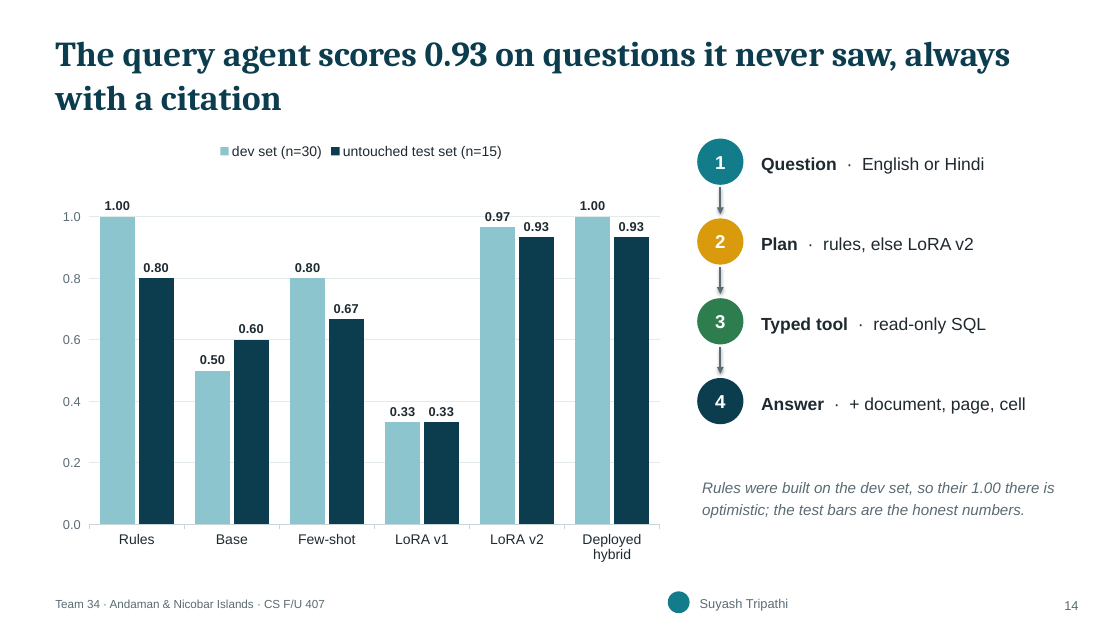
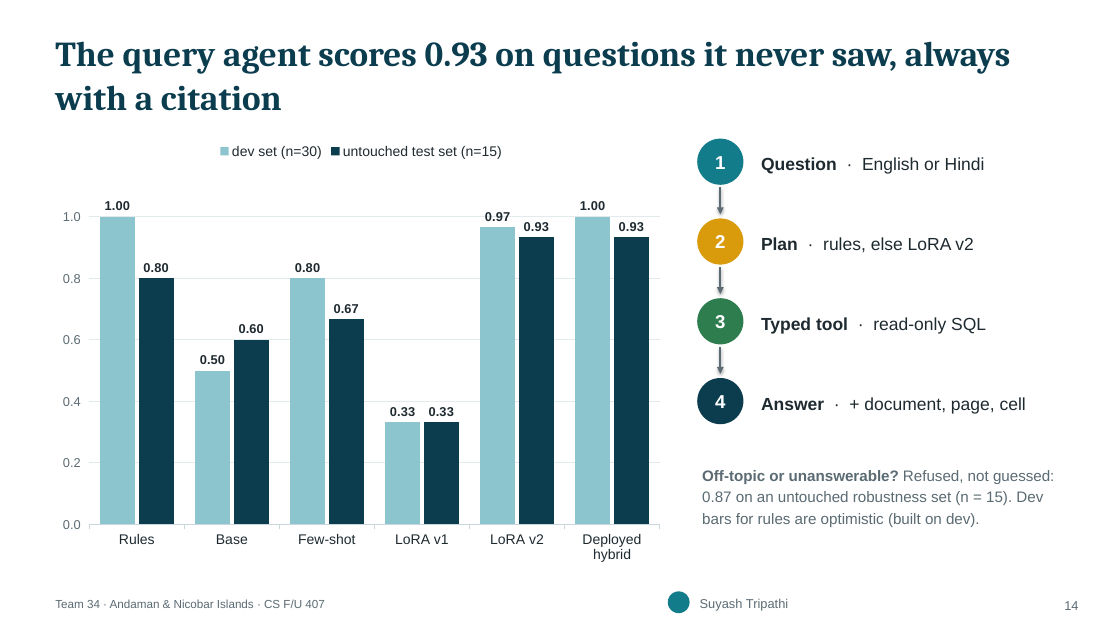
Before and after one commit to yababa-s/agriculture-assignment, a slide deck: slide 14 of reports/out/34_AN_PRESENTATION_v1.pptx. Drawn at 1120x630 pixels with LibreOffice and Linux fonts; fonts in the diff are those of the drawing. Boxes give left, top, right and bottom in pixels: in the first picture for what was removed or moved away, otherwise in the second. Text is boxed around its words. In the diff, an @@ line names an element or a change of style, - is before the commit and + after.

```diff
--- a/reports/out/34_AN_PRESENTATION_v1.pptx
+++ b/reports/out/34_AN_PRESENTATION_v1.pptx
@@ text at [702, 470, 1054, 527]: text changed; italic off @@
-Rules were built on the dev set, so their 1.00 there is optimistic; the test bars are the honest numbers.
+Off-topic or unanswerable? Refused, not guessed: 0.87 on an untouched robustness set (n = 15). Dev bars for rules are optimistic (built on dev).
```
Also in this commit, not shown: 23 other files.
